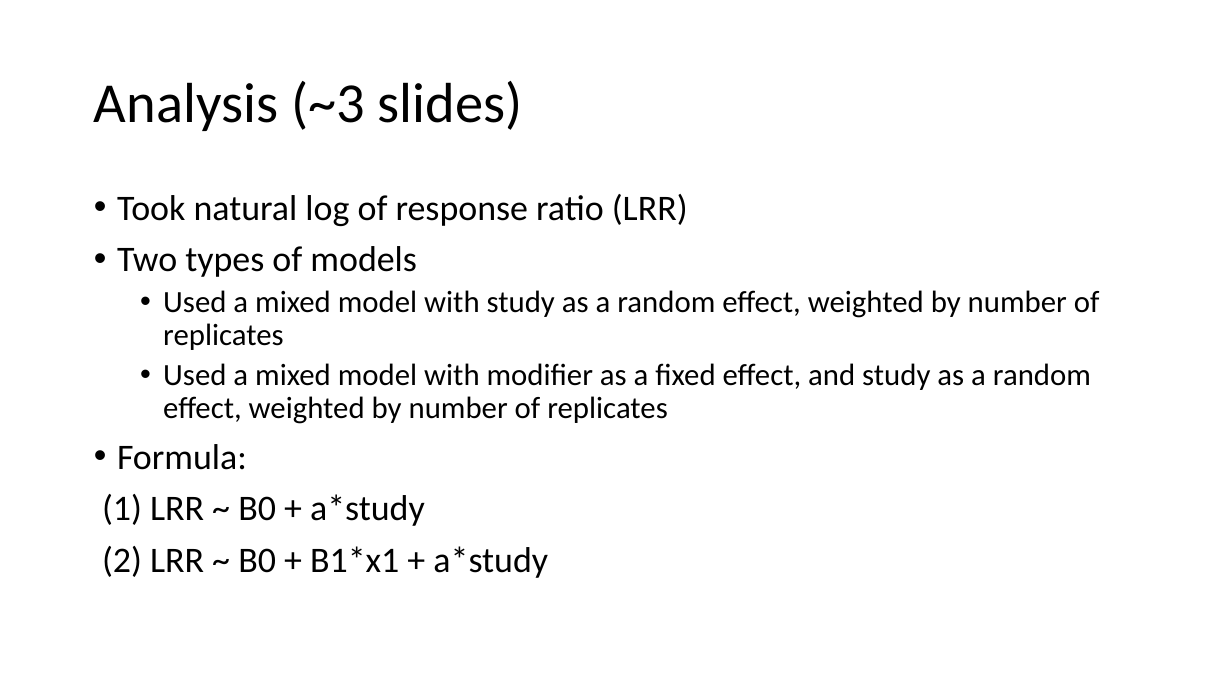
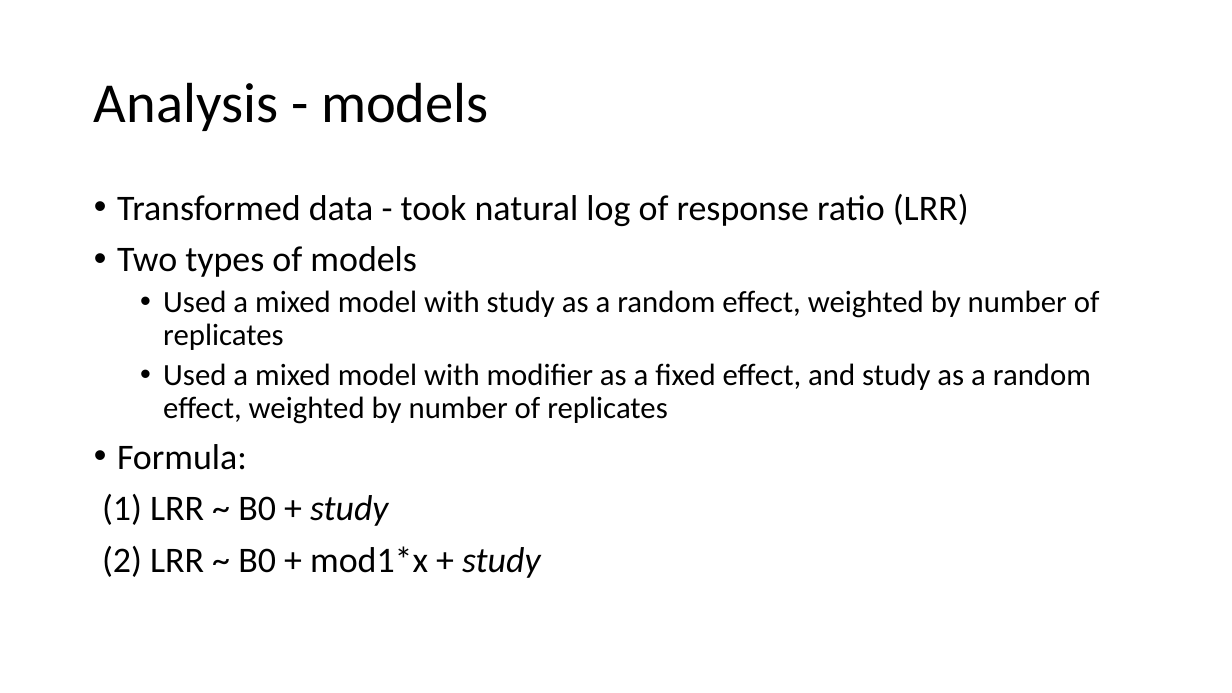
Before and after one commit to EEB698-F2018/analysis-outline-vanichols, a slide deck: slide 7 of Presentation_v1.pptx (slide 5 before the commit). Drawn at 1232x693 pixels with LibreOffice and Linux fonts; fonts in the diff are those of the drawing. Boxes give left, top, right and bottom in pixels: in the first picture for what was removed or moved away, otherwise in the second. Text is boxed around its words. In the diff, an @@ line names an element or a change of style, - is before the commit and + after.

```diff
--- a/Presentation_v1.pptx
+++ b/Presentation_v1.pptx
@@ title at [94,82,489,131]: text changed @@
-Analysis (~3 slides)
+Analysis - models
@@ text at [117,194,969,226]: text changed @@
-• Took natural log of response ratio (LRR)
+• Transformed data - took natural log of response ratio (LRR)
@@ text at [102,494,540,578]: text changed @@
-(1) LRR ~ B0 + a*study
-(2) LRR ~ B0 + B1*x1 + a*study
+(1) LRR ~ B0 + study
+(2) LRR ~ B0 + mod1*x + study
```
Also in this commit, not shown: 9 other slides changed, 4 slides added.
